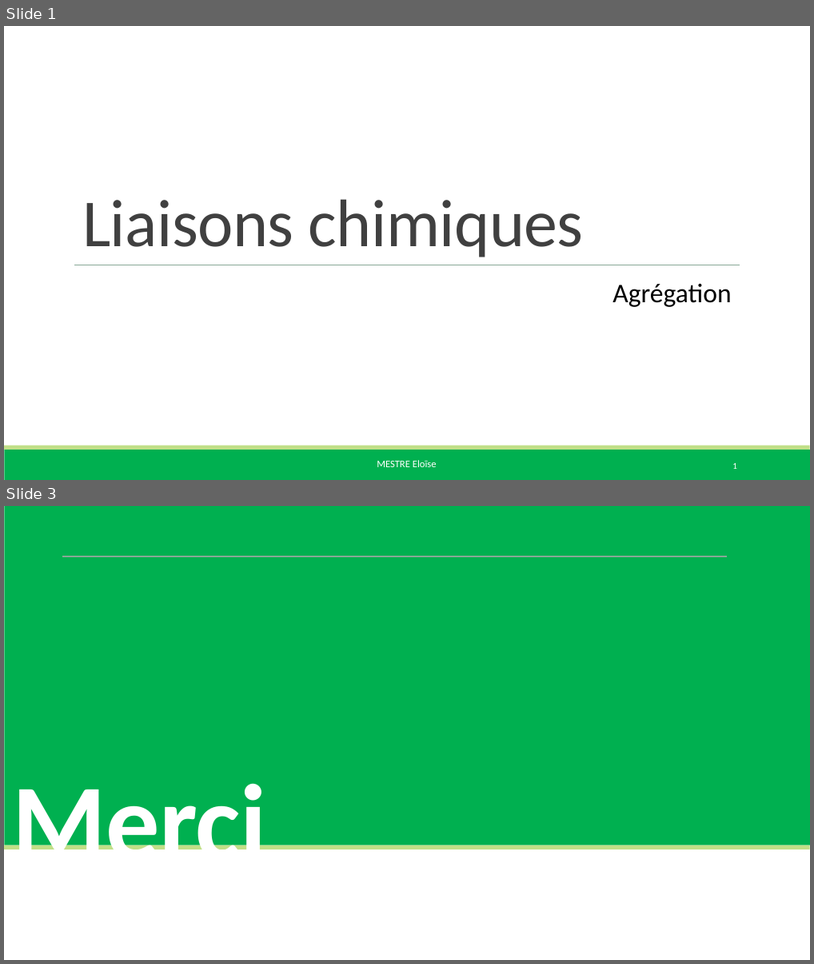
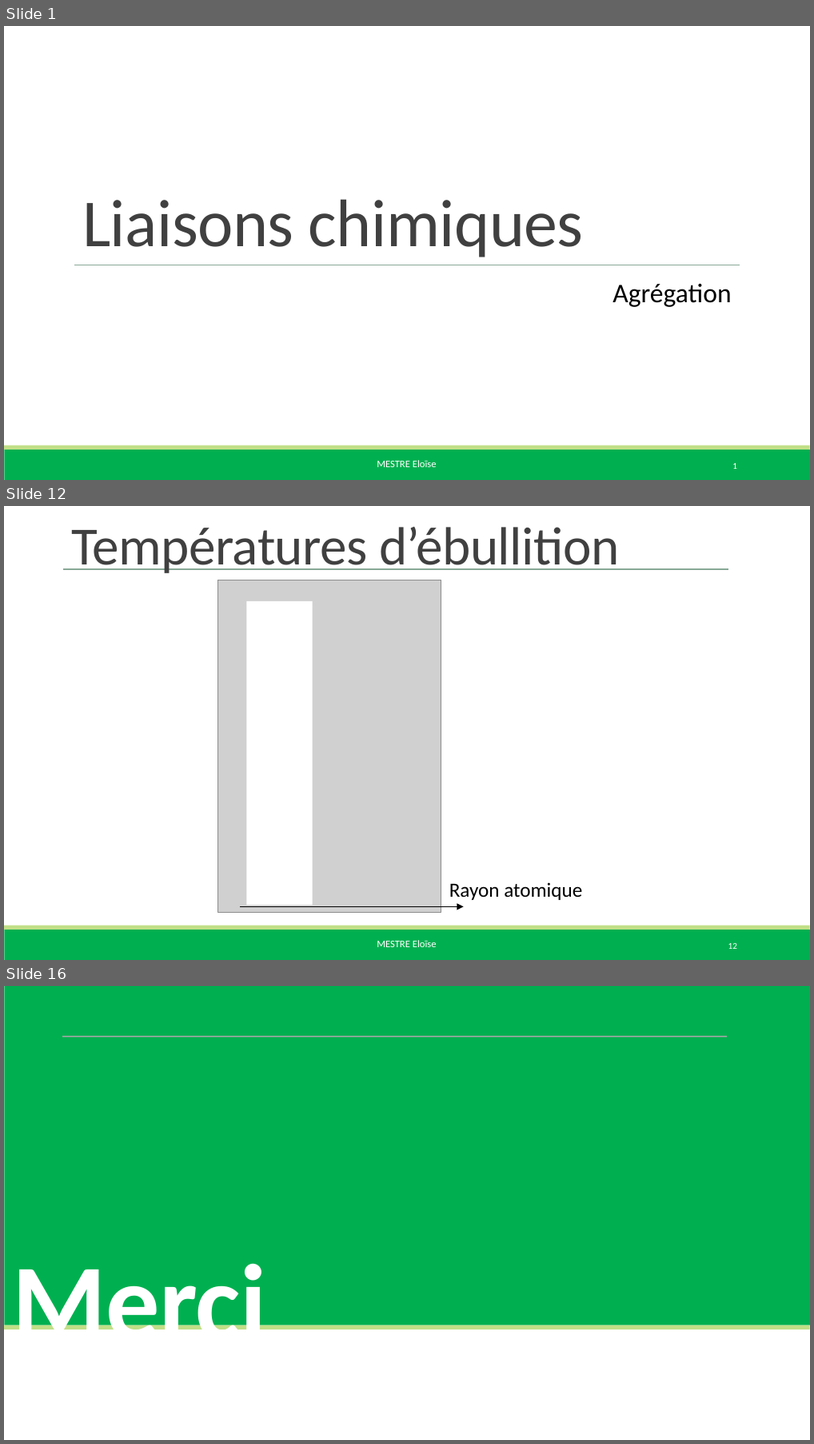
Before and after one commit to eloisemestre/Oraux_agreg, a slide deck: LC/LC 14 Liaisons chimique (lycée)/LC 14 diapo.pptx. Shown one above the other, each under a label of ours: slides 1 and 3 before the commit, slides 1, 12 and 16 after it; the slides between them are not shown. The pictures are 814x964 and 814x1444 pixels, drawn with LibreOffice and Linux fonts; fonts in the diff are those of the drawing; grey boxes stand for pictures. Boxes give left, top, right and bottom in pixels: in the first picture for what was removed or moved away, otherwise in the second. Text is boxed around its words. In the diff, an @@ line names an element or a change of style, - is before the commit and + after.

```diff
--- a/LC/LC 14 Liaisons chimique (lycée)/LC 14 diapo.pptx
+++ b/LC/LC 14 Liaisons chimique (lycée)/LC 14 diapo.pptx
@@ slide 12 added at bbox=[4, 506, 810, 960], background #FFFFFF; not listed: 3 template elements that a slide beside it also shows @@
@@ title added at bbox=[71, 527, 620, 573], 48 pt, text #404040 @@
+Températures d’ébullition
@@ line added from (64, 569) to (729, 569), #87A896 1 pt @@
@@ group added at bbox=[218, 580, 582, 912]: 1 text, 1 picture, 1 rectangle, 1 arrow @@
+Rayon atomique
@@ page number added at bbox=[729, 943, 738, 948], 7.9 pt, text #FFFFFF @@
+12
@@ what was slide 3 is now slide 16 @@
```
Also in this commit, not shown: 13 other slides added, 1 slide removed, 14 other files.
